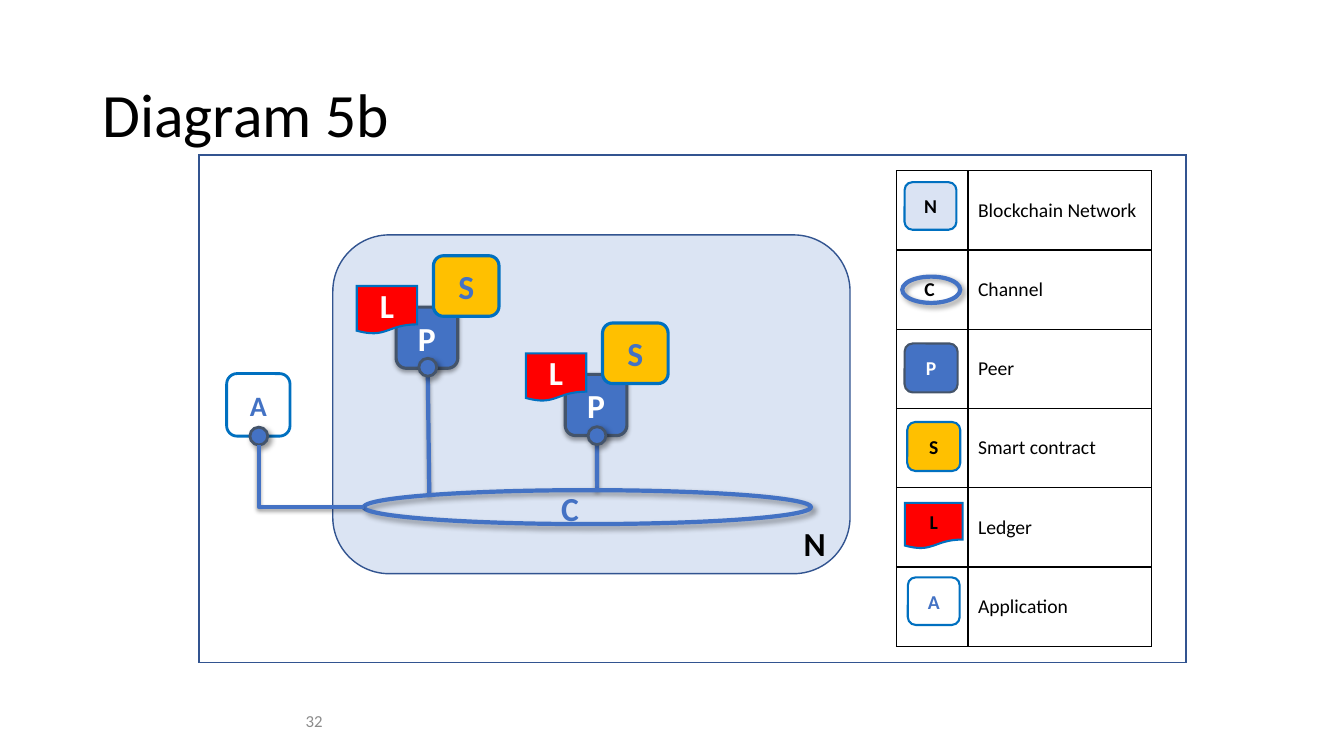
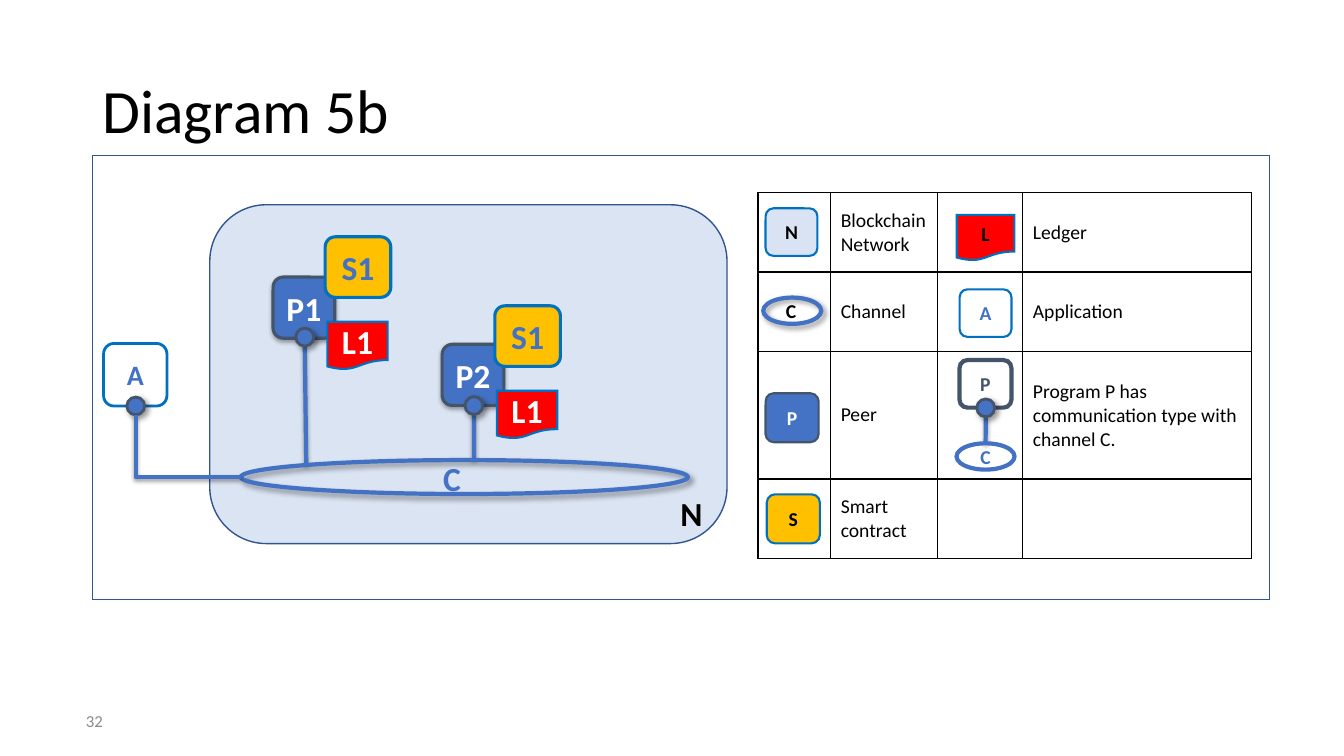
Before and after one commit to FabricTOC/FabricTOC, a slide deck: slide 32 of docs/OtherSourceMaterial/Diagrams.pptx. Drawn at 1344x756 pixels with LibreOffice and Linux fonts; fonts in the diff are those of the drawing. Boxes give left, top, right and bottom in pixels: in the first picture for what was removed or moved away, otherwise in the second. Text is boxed around its words. In the diff, an @@ line names an element or a change of style, - is before the commit and + after.

Commit message:
Peer updates

```diff
--- a/docs/OtherSourceMaterial/Diagrams.pptx
+++ b/docs/OtherSourceMaterial/Diagrams.pptx
@@ title "Diagram 5b": place and size @@
-title "Diagram 5b" at box(102, 94, 390, 148)
+title "Diagram 5b" at box(102, 90, 390, 144)
@@ rectangle: place and size @@
-rectangle at box(199, 155, 1187, 663)
+rectangle at box(93, 155, 1270, 599)
@@ table at box(758, 193, 1252, 559) @@
- | Blockchain Network
-C | Channel
- | Peer
- | Smart contract
- | Ledger
- | Application
+ | Blockchain Network |  | Ledger
+C | Channel |  | Application
+ | Peer |  | Program P has communication type with channel C.
+ | Smart contract |  | 
@@ table: place and size @@
-table at box(896, 170, 1151, 646)
+table at box(758, 193, 1252, 559)
@@ rounded rectangle "N": place and size @@
-rounded rectangle "N" at box(904, 182, 956, 230)
+rounded rectangle "N" at box(765, 209, 817, 256)
@@ rounded rectangle "S1": place and size @@
-rounded rectangle "S1" at box(434, 256, 499, 317)
+rounded rectangle "S1" at box(326, 237, 391, 297)
@@ flow chart document "L": place and size @@
-flow chart document "L" at box(905, 503, 963, 548)
+flow chart document "L" at box(957, 215, 1014, 260)
@@ text in rounded rectangle at box(342, 258, 375, 280): text changed @@
-S
+S1
@@ 4 ellipses, 3 rounded rectangles, 2 lines, 1 text, 1 elbow line: place and size @@
-4 ellipses, 3 rounded rectangles, 2 lines, 1 text, 1 elbow line at box(227, 235, 850, 574)
+4 ellipses, 3 rounded rectangles, 2 lines, 1 text, 1 elbow line at box(104, 205, 727, 543)
@@ text in rounded rectangle at box(286, 299, 321, 329): text changed @@
-P
+P1
@@ ellipse: place and size @@
-ellipse at box(902, 276, 961, 302)
+ellipse at box(763, 297, 822, 324)
@@ rounded rectangle "A": place and size @@
-rounded rectangle "A" at box(908, 578, 960, 625)
+rounded rectangle "A" at box(960, 289, 1011, 337)
@@ flow chart document "L1": place and size @@
-flow chart document "L1" at box(357, 286, 417, 334)
+flow chart document "L1" at box(328, 322, 388, 369)
@@ rounded rectangle added at box(495, 306, 561, 366), fill #FFC000, outline #0070C0 2.25 pt, 24 pt, text #4372C4, bold @@
+S1
@@ rounded rectangle removed at box(603, 323, 668, 383) @@
-S
@@ text in flow chart document at box(342, 332, 373, 362): text changed @@
-L
+L1
@@ rounded rectangle added at box(443, 345, 504, 406), fill #4372C4, outline #44546A 2.25 pt, 24 pt, text #FFFFFF, bold @@
+P2
@@ flow chart document removed at box(526, 353, 587, 400) @@
-L
@@ rounded rectangle "P": place and size @@
-rounded rectangle "P" at box(566, 374, 627, 436)
+rounded rectangle "P" at box(960, 360, 1011, 407)
@@ rounded rectangle "P" at box(960, 360, 1011, 407): size 24 to 14 pt, text colour #FFFFFF to #44546A; fill #4372C4 to none; outline #44546A 2.25 pt to #44546A 3 pt; shadow off @@
@@ flow chart document added at box(497, 391, 558, 439), fill #FF0000, outline #0070C0 1.5 pt, 24 pt, text #FFFFFF, bold @@
+L1
@@ rounded rectangle "P": place and size @@
-rounded rectangle "P" at box(904, 344, 958, 393)
+rounded rectangle "P" at box(765, 393, 819, 443)
@@ ellipse added at box(977, 399, 995, 417), fill #4472C4, outline #44546A 2 pt @@
@@ line added from (986, 417) to (986, 444), #4372C4 3 pt @@
@@ ellipse added at box(957, 444, 1015, 470), outline #4372C4 3 pt, 14 pt, text #4372C4, bold @@
+C
@@ text "C": place and size @@
-text "C" at box(561, 499, 579, 526)
+text "C" at box(443, 469, 461, 496)
@@ rounded rectangle "S": place and size @@
-rounded rectangle "S" at box(907, 422, 961, 472)
+rounded rectangle "S" at box(767, 494, 821, 543)
@@ page number: place and size @@
-page number at box(306, 716, 323, 727)
+page number at box(86, 716, 103, 727)
```
Also in this commit, not shown: 4 other slides changed, 2 slides added, 1 slide removed, 6 other files.
